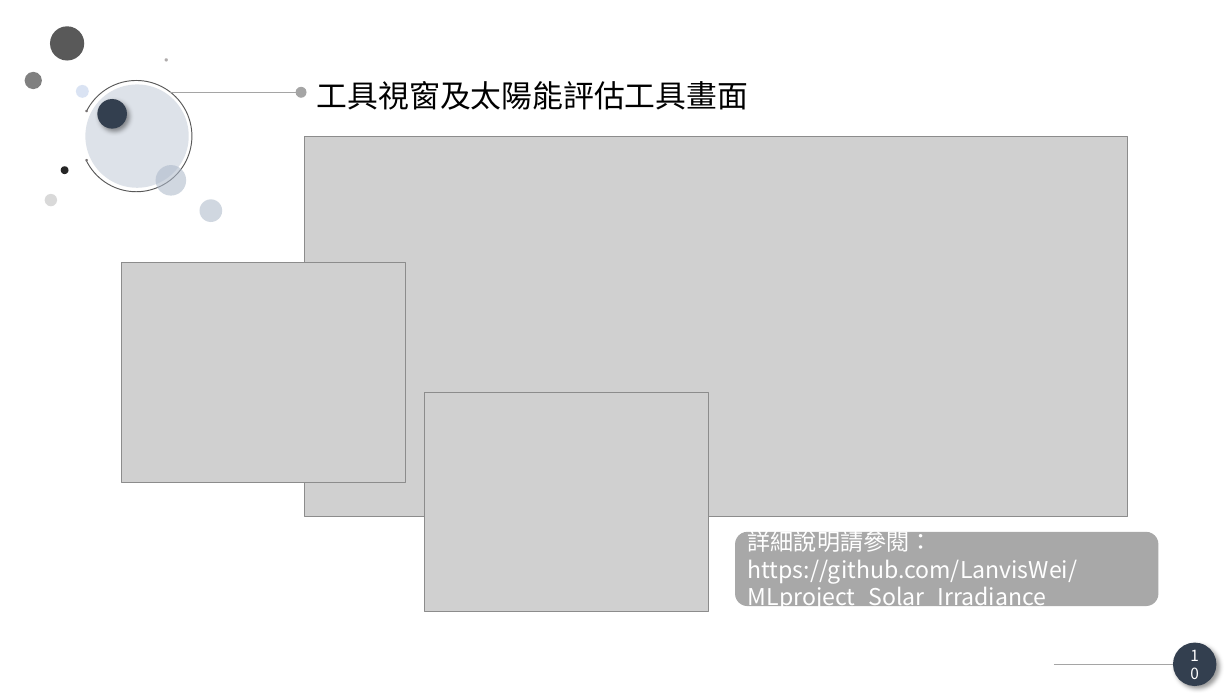
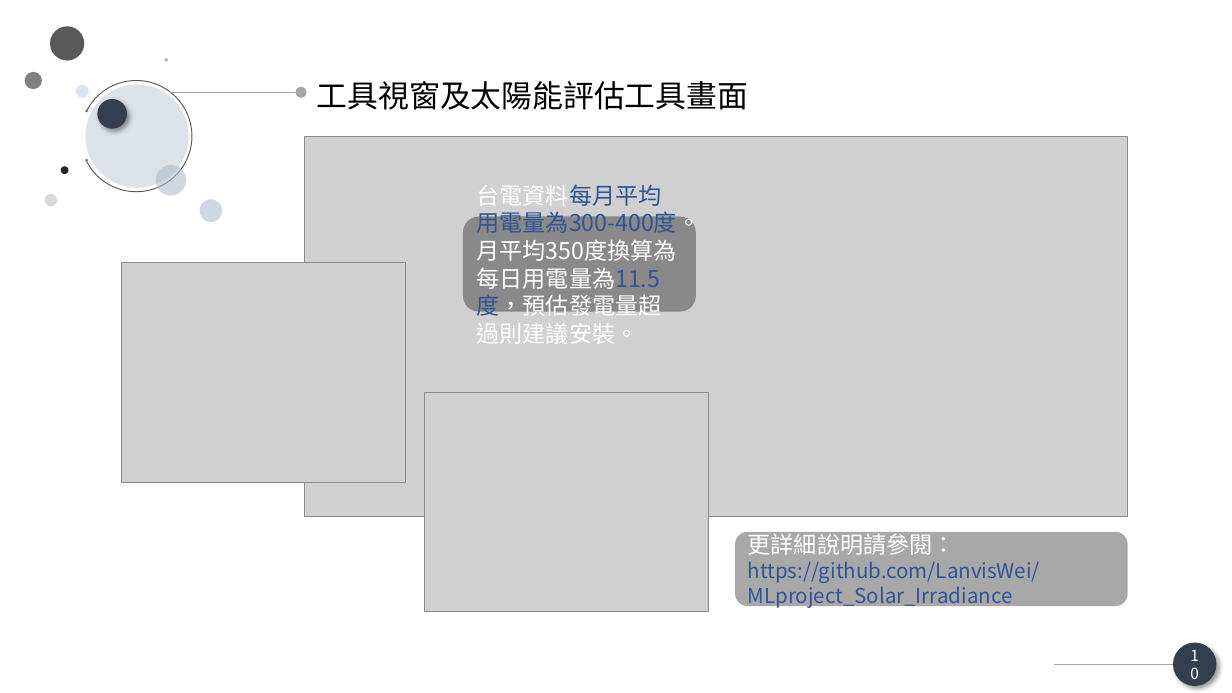
Before and after one commit to LanvisWei/MLproject_Solar_Irradiance, a slide deck: slide 11 of temp_solar/簡報.pptx. Drawn at 1232x693 pixels with LibreOffice and Linux fonts; fonts in the diff are those of the drawing; grey boxes stand for pictures. Boxes give left, top, right and bottom in pixels: in the first picture for what was removed or moved away, otherwise in the second. Text is boxed around its words. In the diff, an @@ line names an element or a change of style, - is before the commit and + after.

```diff
--- a/temp_solar/簡報.pptx
+++ b/temp_solar/簡報.pptx
@@ rounded rectangle added at (463,216,696,311), fill #000000 at 34% opacity, 18 pt, text #FFFFFF @@
+台電資料每月平均用電量為300-400度。月平均350度換算為每日用電量為11.5度，預估發電量超過則建議安裝。
@@ rounded rectangle "更詳細說明請參閱：": place and size @@
-rounded rectangle "更詳細說明請參閱：" at (736,532,1159,606)
+rounded rectangle "更詳細說明請參閱：" at (736,532,1128,606)
@@ text in rounded rectangle at (748,530,956,555): text changed @@
-詳細說明請參閱：
+更詳細說明請參閱：
@@ text in rounded rectangle at (748,562,1040,609): size 18 to 16 pt, text colour #FFFFFF to #2F5597 in "https://github.com/LanvisWei/MLproject_Solar_Irradiance" @@
```
Also in this commit, not shown: 7 other slides changed, 1 slide added.
